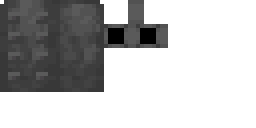
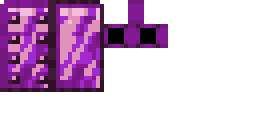
Layers edited between the first and the second 256 x 128 image:
painted on "netherite_block.png copy #13" over [0, 0, 168, 92]
